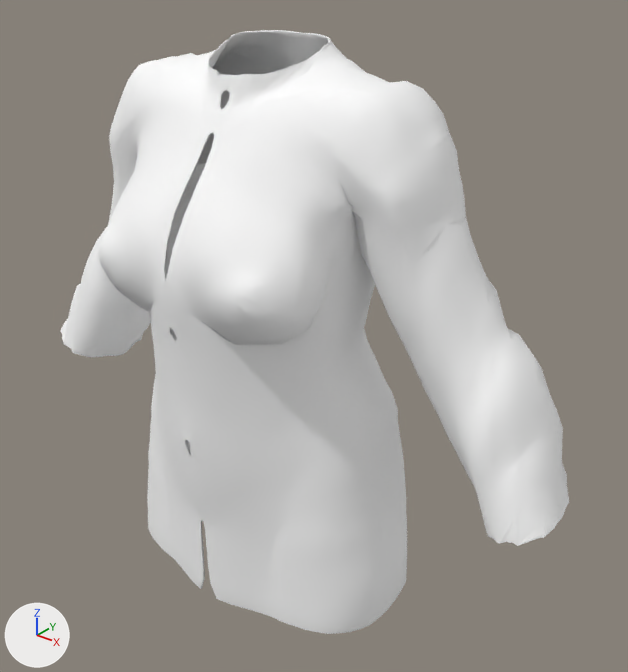
One commit to the glTF model apps/web/public/models/templates/jacket.glb: the scene before it, then after it.
Both versions are drawn from a camera (50 mm lens) standing at (0.664, -0.764, 1.569) and looking at (0.052, 0.001, 1.095). Every picture has the same lights, and +X, +Y and +Z are marked at lower left. The older version comes first. Vertices at exactly the same position are counted once.

The older version as bpy lines, for what is in view:
```python
mat_top_outerwear_jacket_female_mat = principled_material('top_outerwear_jacket_female_Mat')
mat_top_outerwear_jacket_female_mat.base_color = (1.0, 1.0, 1.0)  # white #ffffff
mat_top_outerwear_jacket_female_mat.metallic = 0.02
mat_top_outerwear_jacket_female_mat.roughness = 0.78
me_top_outerwear_jacket_female = bpy.data.meshes.new('top_outerwear_jacket_female')
me_top_outerwear_jacket_female.from_pydata(...)  # 5384 vertices, 10594 faces; spans x -0.402..0.402, y -0.19..0.122, z 0.76..1.448
me_top_outerwear_jacket_female.materials.append(mat_top_outerwear_jacket_female_mat)  # white #ffffff
ob_top_outerwear_jacket_female = bpy.data.objects.new('top_outerwear_jacket_female', me_top_outerwear_jacket_female)
ob_top_outerwear_jacket_female.location = (0.0, 0.0, 0.0)
```
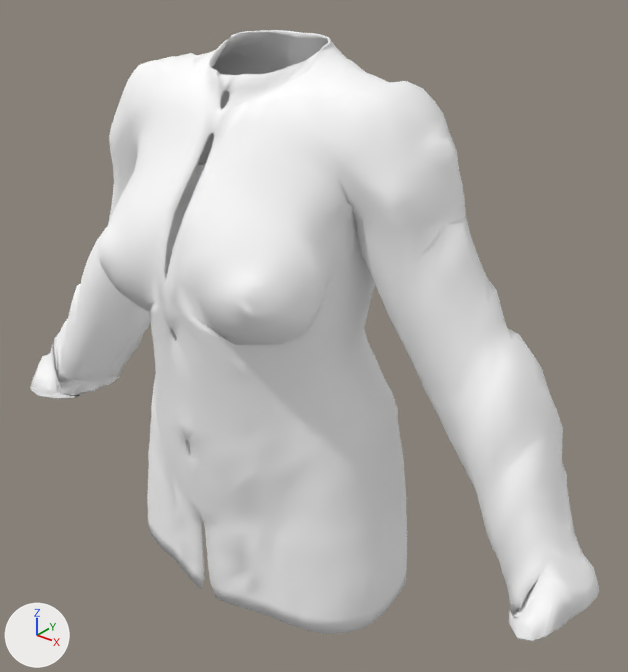
What changed in the scene script:
```text
Change mat_top_outerwear_jacket_female_mat:
    where n0 = _N.new('ShaderNodeBsdfPrincipled'); n0.name = 'Principled BSDF'
    remove n0.inputs[0].default_value = (1.0, 1.0, 1.0, 1.0)  # 'Base Color', white #ffffff
    remove n0.inputs[1].default_value = 0.02  # 'Metallic'
    n0.inputs[2].default_value: 0.78 -> 0.8  # 'Roughness'
    add n2 = _N.new('ShaderNodeVertexColor'); n2.name = 'Color Attribute'
    add _L.new(n2.outputs[0], n0.inputs[0])  # 'Color' to 'Base Color'
Change me_top_outerwear_jacket_female:
    used by ob_top_outerwear_jacket_female; location = (0.0, 0.0, 0.0)
    remove me_top_outerwear_jacket_female.from_pydata(...)  # 5384 vertices, 10594 faces; spans x -0.402..0.402, y -0.19..0.122, z 0.76..1.448
    add me_top_outerwear_jacket_female.from_pydata(...)  # 5842 vertices, 11716 faces; spans x -0.451..0.452, y -0.19..0.122, z 0.76..1.448
    me_top_outerwear_jacket_female part 1: 102 vertices removed from x -0.402..-0.323, y -0.075..0.06, z 0.952..0.991; 328 vertices added at x -0.451..-0.325, y -0.115..0.06, z 0.878..0.989
    me_top_outerwear_jacket_female part 2: 1 vertex moved within x 0.338, y 0.046, z 0.956; 89 vertices removed from x 0.326..0.402, y -0.075..0.061, z 0.953..0.991; 321 vertices added at x 0.33..0.452, y -0.11..0.059, z 0.877..0.986
```

Pixel boxes [x1, y1, x2, y2] of what changed, in the pictures (628 x 672 px):
'top_outerwear_jacket_female', reshaped (12% wider)
    before: [60, 30, 569, 634]
    after: [30, 30, 599, 641]
part 1 of me_top_outerwear_jacket_female, built on
    before: [60, 318, 143, 357]
    after: [30, 318, 143, 399]
part 2 of me_top_outerwear_jacket_female, built on
    before: [486, 489, 569, 546]
    after: [486, 489, 599, 641]
